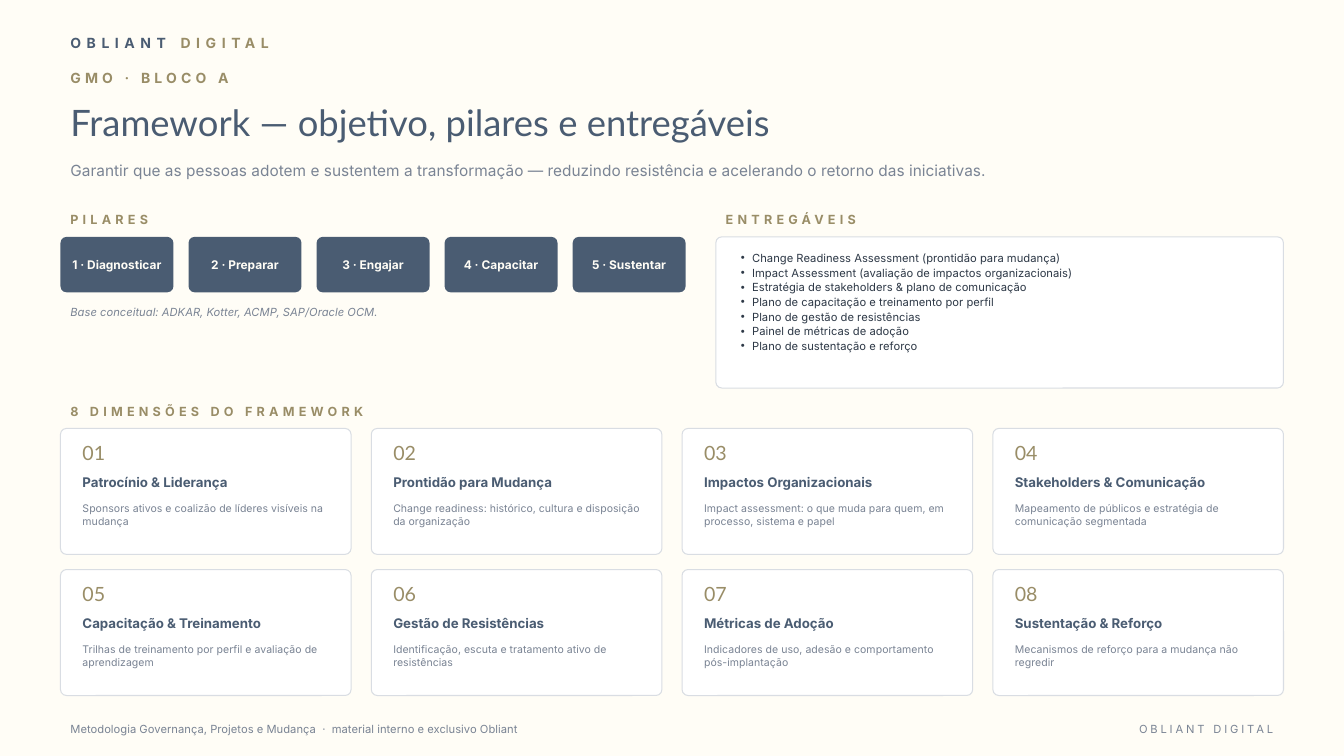
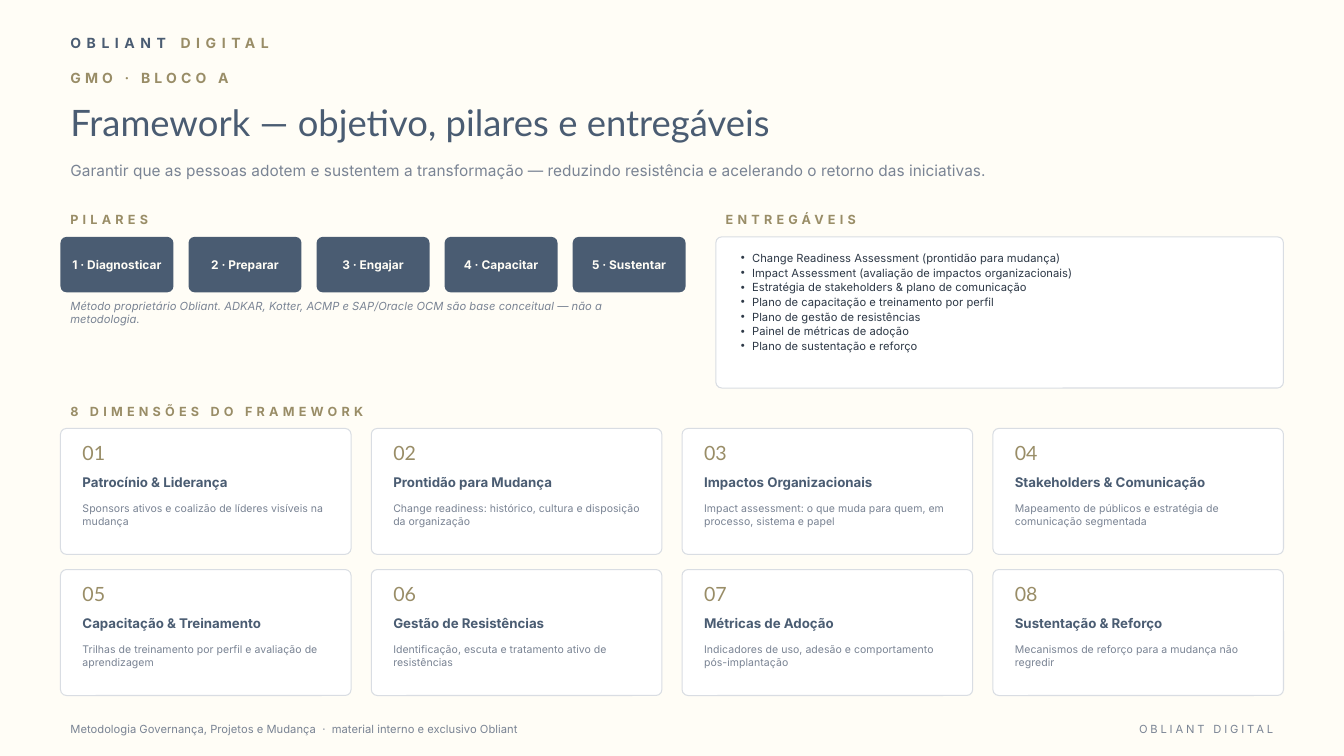
Before and after one commit to Leon1711/Site, a slide deck: slide 11 of Metodologia_Obliant.pptx. Drawn at 1344x756 pixels with LibreOffice and Linux fonts; fonts in the diff are those of the drawing. Boxes give left, top, right and bottom in pixels: in the first picture for what was removed or moved away, otherwise in the second. Text is boxed around its words. In the diff, an @@ line names an element or a change of style, - is before the commit and + after.

```diff
--- a/Metodologia_Obliant.pptx
+++ b/Metodologia_Obliant.pptx
@@ text at (x1=70, y1=301, x2=602, y2=326): text changed @@
-Base conceitual: ADKAR, Kotter, ACMP, SAP/Oracle OCM.
+Método proprietário Obliant. ADKAR, Kotter, ACMP e SAP/Oracle OCM são base conceitual — não a metodologia.
```
Also in this commit, not shown: 4 other files.
